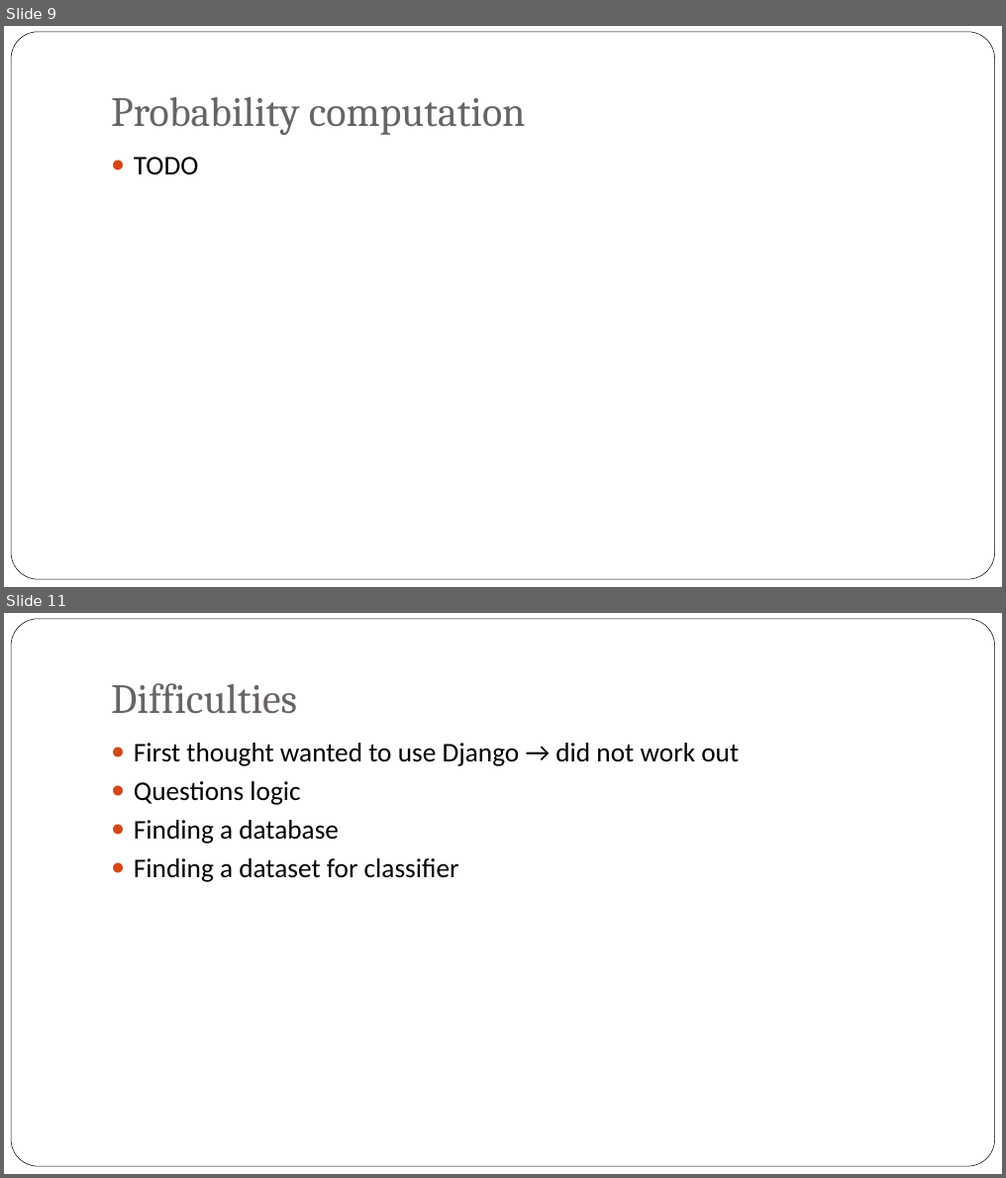
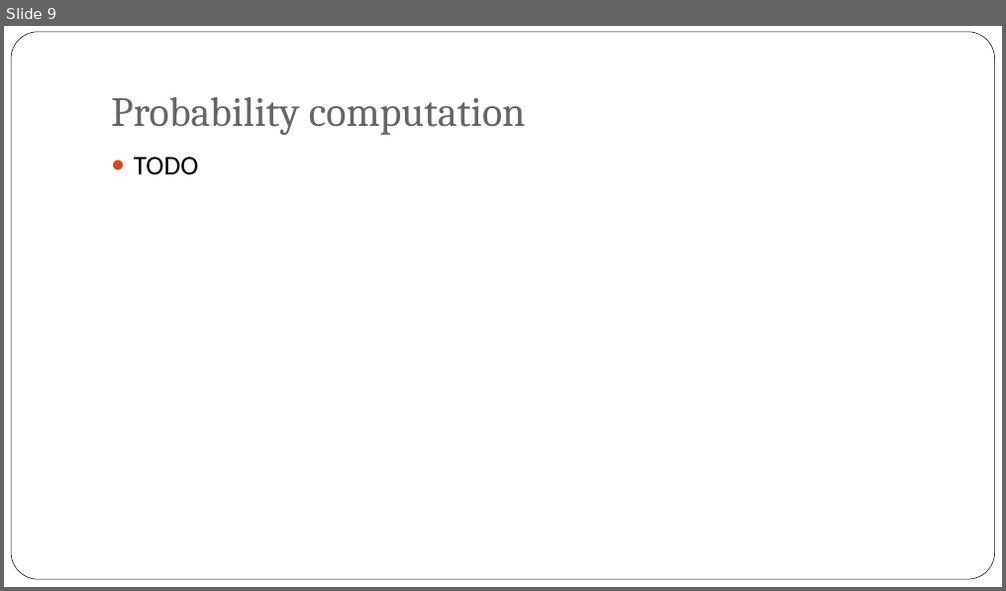
Before and after one commit to rsasov/DecisionSupportSystems, a slide deck: Health_Care_Bot.pptx. Shown one above the other, each under a label of ours: slides 9 and 11 before the commit, slide 9 after it; the slides between them are not shown. The pictures are 1006x1178 and 1006x591 pixels, drawn with LibreOffice and Linux fonts; fonts in the diff are those of the drawing; background and template pictures are left out. Boxes give left, top, right and bottom in pixels: in the first picture for what was removed or moved away, otherwise in the second. Text is boxed around its words. In the diff, an @@ line names an element or a change of style, - is before the commit and + after.

```diff
--- a/Health_Care_Bot.pptx
+++ b/Health_Care_Bot.pptx
@@ slide 11 removed at <box>4,613,1002,1174</box>, background picture (left out); not listed: 1 template element that a slide beside it also shows @@
@@ title removed at <box>111,683,297,714</box> @@
-Difficulties
@@ text removed at <box>134,743,739,882</box> @@
-● First thought wanted to use Django → did not work out
-● Questions logic
-● Finding a database
-● Finding a dataset for classifier
```
Also in this commit, not shown: 4 slides changed, 12 other files.
